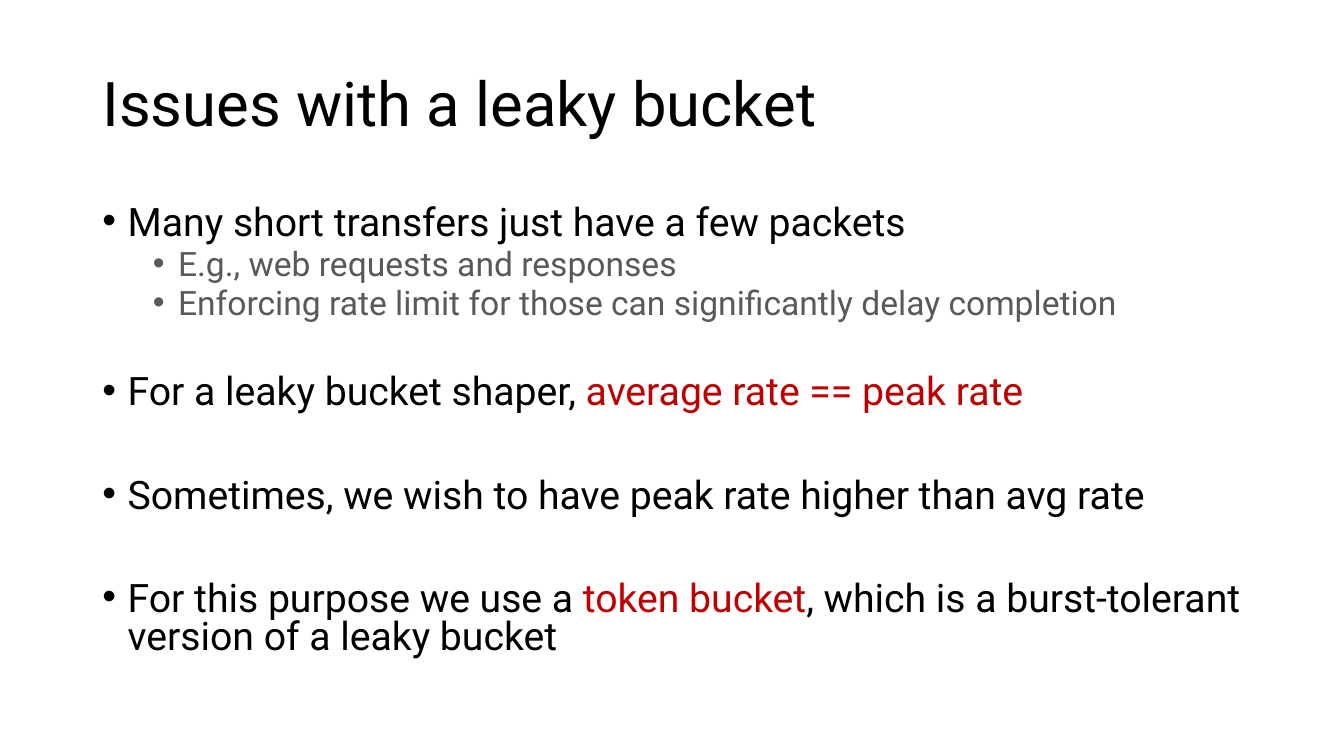
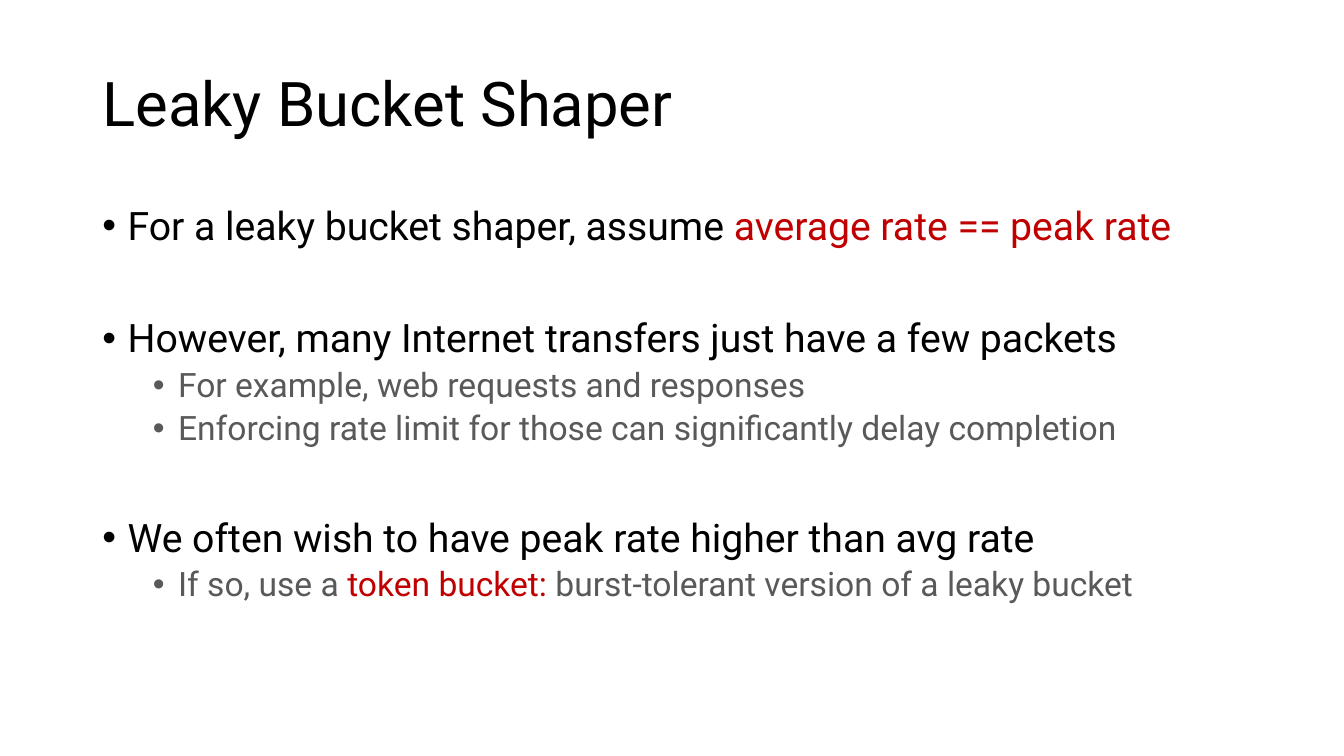
Before and after one commit to ngsrinivas/coursegen, a slide deck: slide 26 of ex/352-S21/staging/352-S21/lectures/network-qos.pptx (slide 23 before the commit). Drawn at 1344x756 pixels with LibreOffice and Linux fonts; fonts in the diff are those of the drawing. Boxes give left, top, right and bottom in pixels: in the first picture for what was removed or moved away, otherwise in the second. Text is boxed around its words. In the diff, an @@ line names an element or a change of style, - is before the commit and + after.

```diff
--- a/ex/352-S21/staging/352-S21/lectures/network-qos.pptx
+++ b/ex/352-S21/staging/352-S21/lectures/network-qos.pptx
@@ title at [102, 79, 673, 139]: text changed @@
-Issues with a leaky bucket
+Leaky Bucket Shaper
@@ text at [128, 210, 1171, 404]: text changed @@
-• Many short transfers just have a few packets
-  • E.g., web requests and responses
+• For a leaky bucket shaper, assume average rate == peak rate
+• However, many Internet transfers just have a few packets
+  • For example, web requests and responses
@@ text at [178, 414, 1117, 447]: line spacing 0.8 to 0.9 @@
@@ text at [128, 522, 1132, 603]: text changed; size 28 to 24 pt; text colour #000000 to #595959 @@
-• For a leaky bucket shaper, average rate == peak rate
-• Sometimes, we wish to have peak rate higher than avg rate
-• For this purpose we use a token bucket, which is a burst-tolerant version of a leaky bucket
+• We often wish to have peak rate higher than avg rate
+  • If so, use a token bucket: burst-tolerant version of a leaky bucket
```
Also in this commit, not shown: 14 other slides changed, 11 slides added, 9 slides removed, 1 other file.
